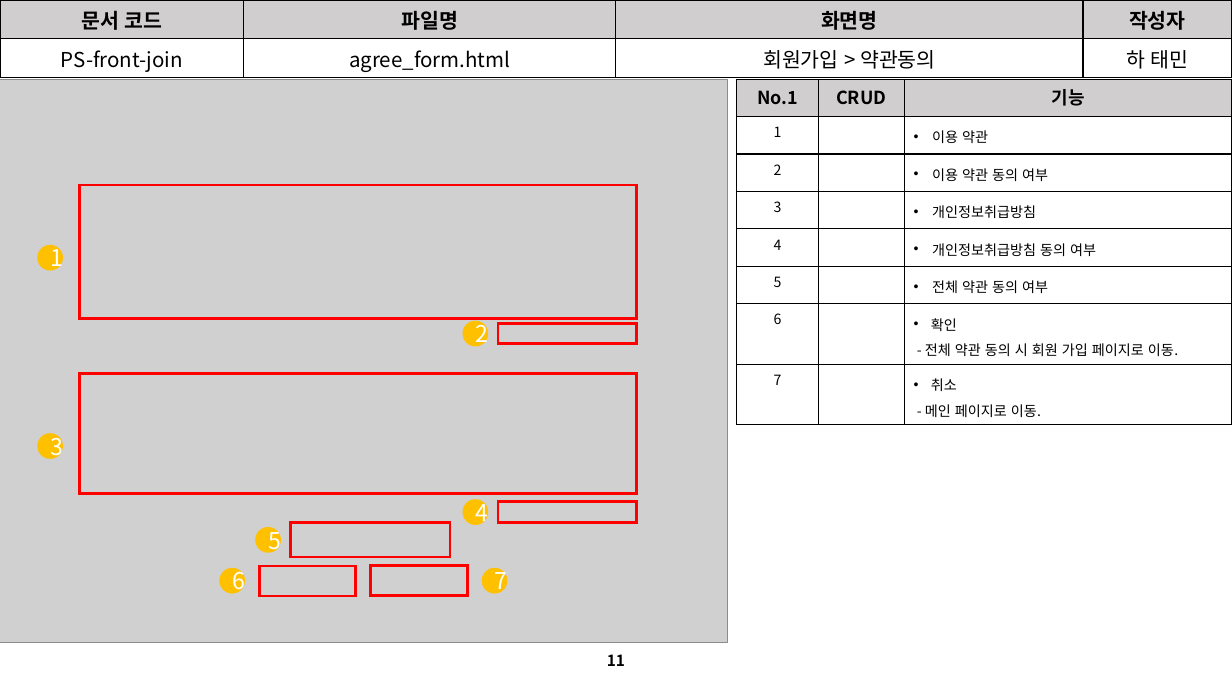
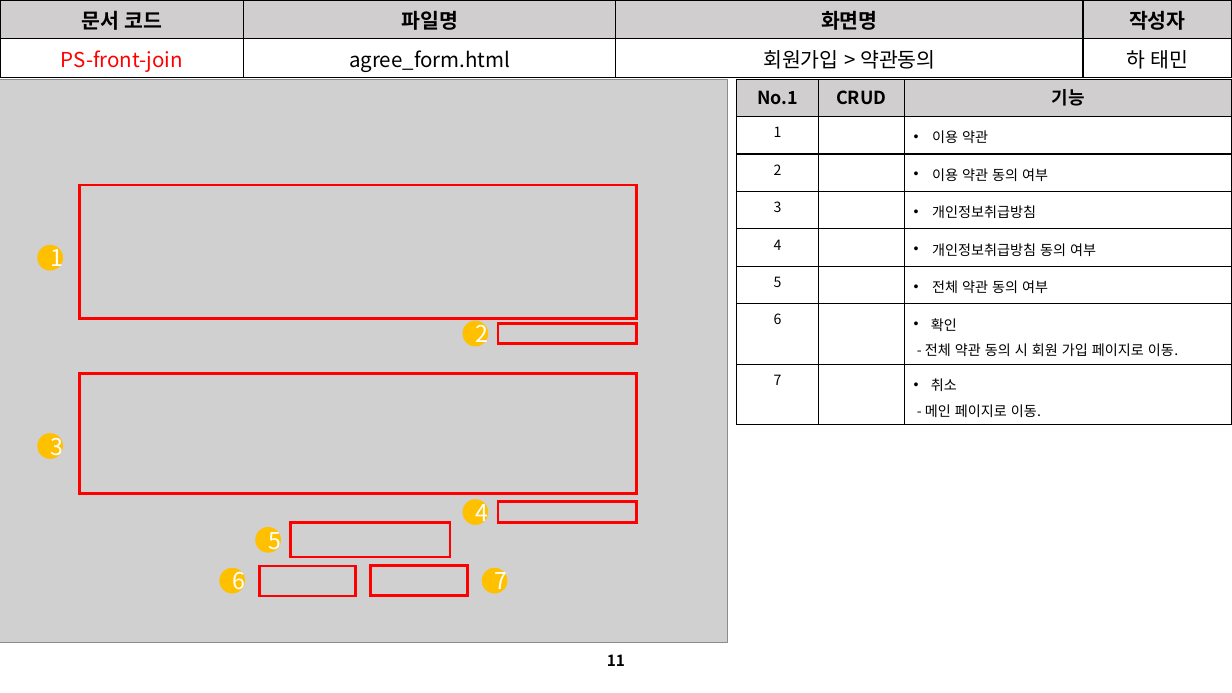
Before and after one commit to David-Ha-1217/Publisher_Portfolio, a slide deck: slide 11 of Documents/진행(변경)사항.pptx. Drawn at 1232x693 pixels with LibreOffice and Linux fonts; fonts in the diff are those of the drawing; grey boxes stand for pictures. Boxes give left, top, right and bottom in pixels: in the first picture for what was removed or moved away, otherwise in the second. Text is boxed around its words. In the diff, an @@ line names an element or a change of style, - is before the commit and + after.

```diff
--- a/Documents/진행(변경)사항.pptx
+++ b/Documents/진행(변경)사항.pptx
@@ table at (x1=0, y1=0, x2=1232, y2=76) @@
@@ text colour #000000 to #FF0000 in "PS-front-join" @@
```
Also in this commit, not shown: 4 other slides changed, 17 other files.
